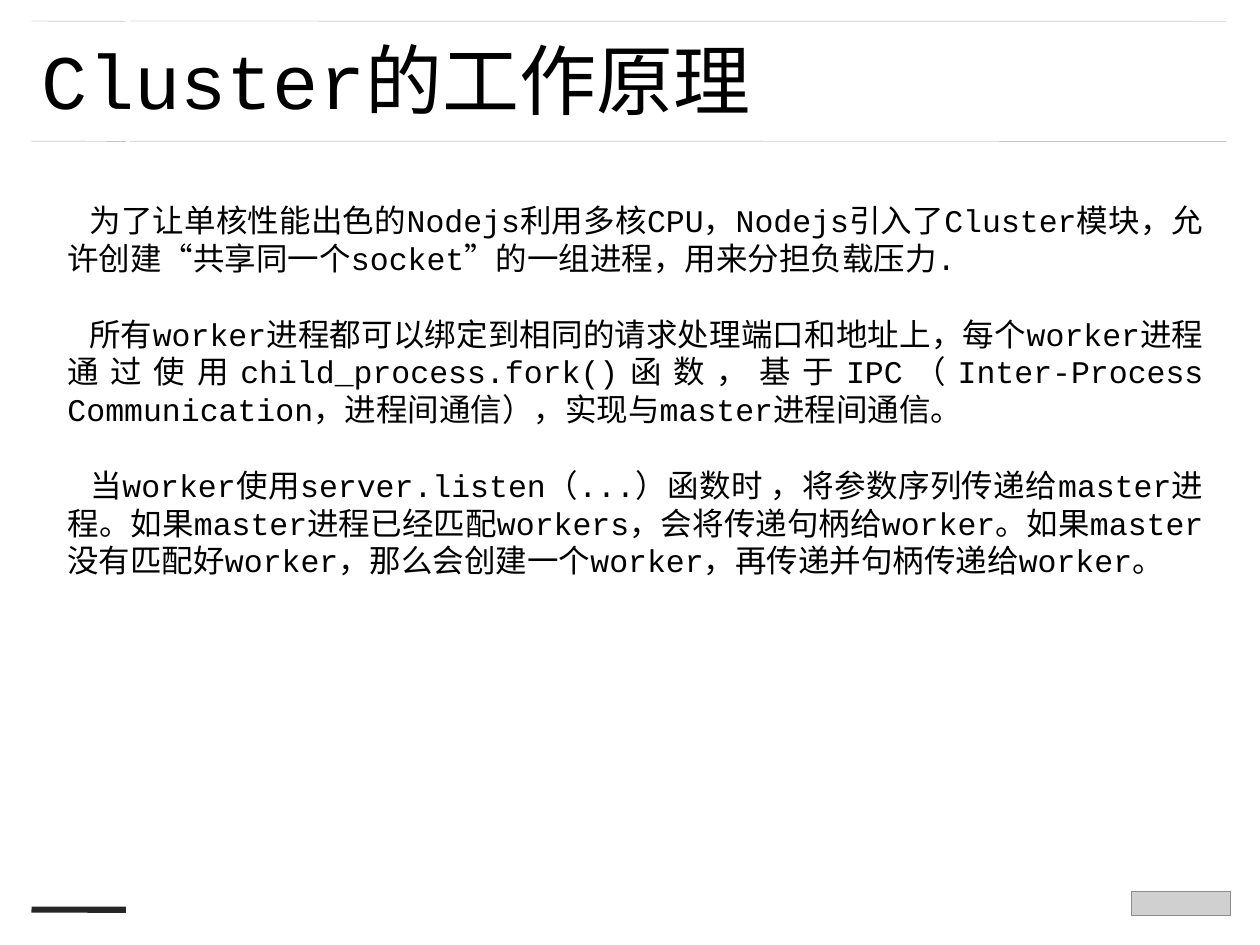
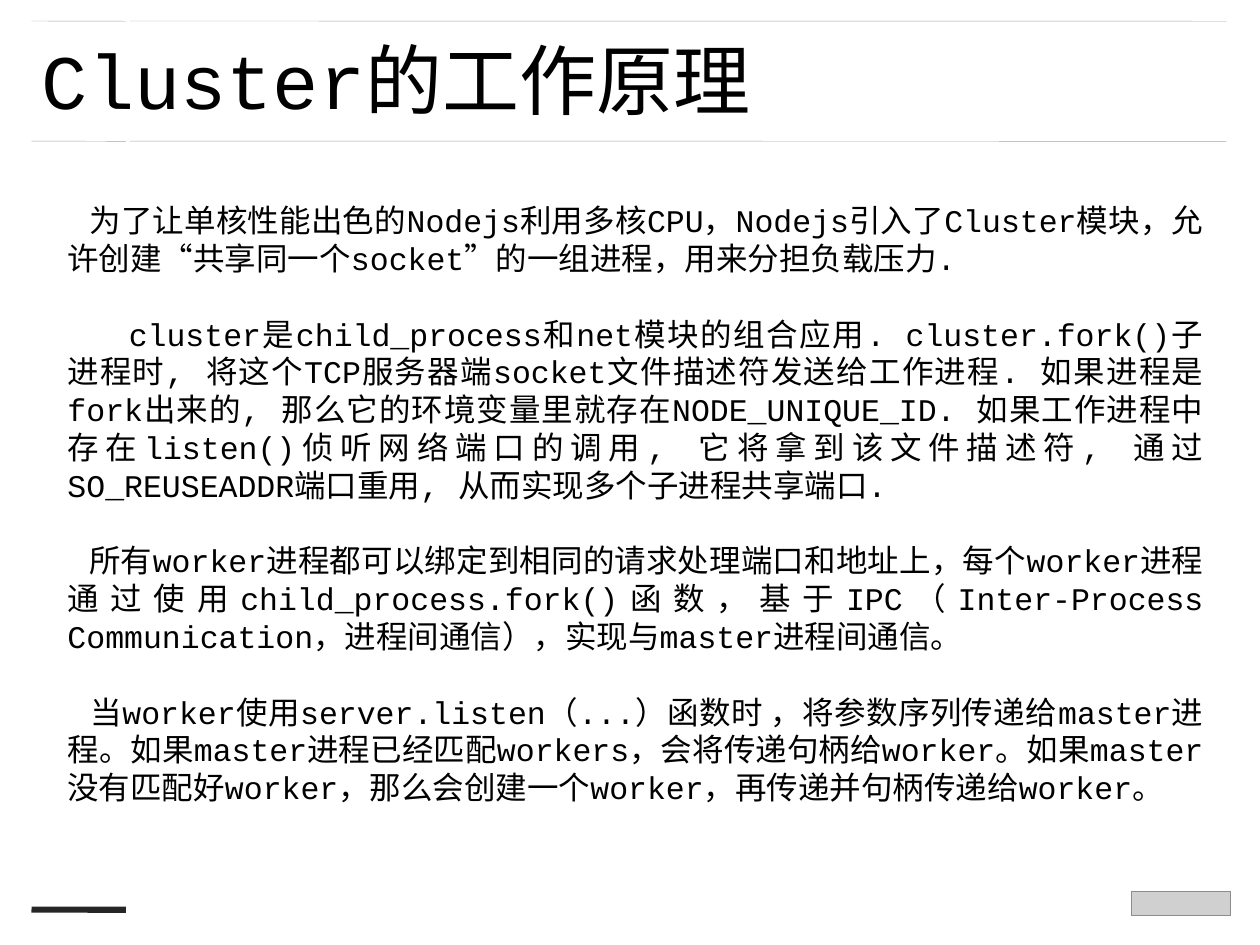
Before and after one commit to zjdgx/Study, a slide deck: slide 10 of PPT/nodejs --蒋刚.ppt. Drawn at 1260x945 pixels with LibreOffice and Linux fonts; fonts in the diff are those of the drawing; grey boxes stand for pictures. Boxes give left, top, right and bottom in pixels: in the first picture for what was removed or moved away, otherwise in the second. Text is boxed around its words. In the diff, an @@ line names an element or a change of style, - is before the commit and + after.

```diff
--- a/PPT/nodejs --蒋刚.ppt
+++ b/PPT/nodejs --蒋刚.ppt
@@ text at [67, 323, 1204, 503]: paragraph added @@
+cluster是child_process和net模块的组合应用. cluster.fork()子进程时, 将这个TCP服务器端socket文件描述符发送给工作进程. 如果进程是fork出来的, 那么它的环境变量里就存在NODE_UNIQUE_ID. 如果工作进程中存在listen()侦听网络端口的调用, 它将拿到该文件描述符, 通过SO_REUSEADDR端口重用, 从而实现多个子进程共享端口.
```
Also in this commit, not shown: 5 other slides changed, 8 other files.
